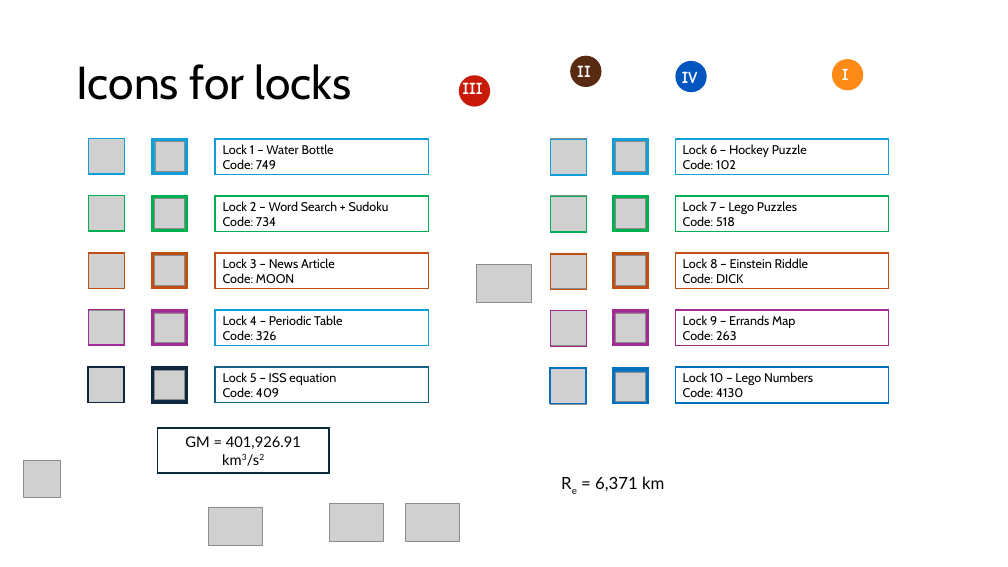
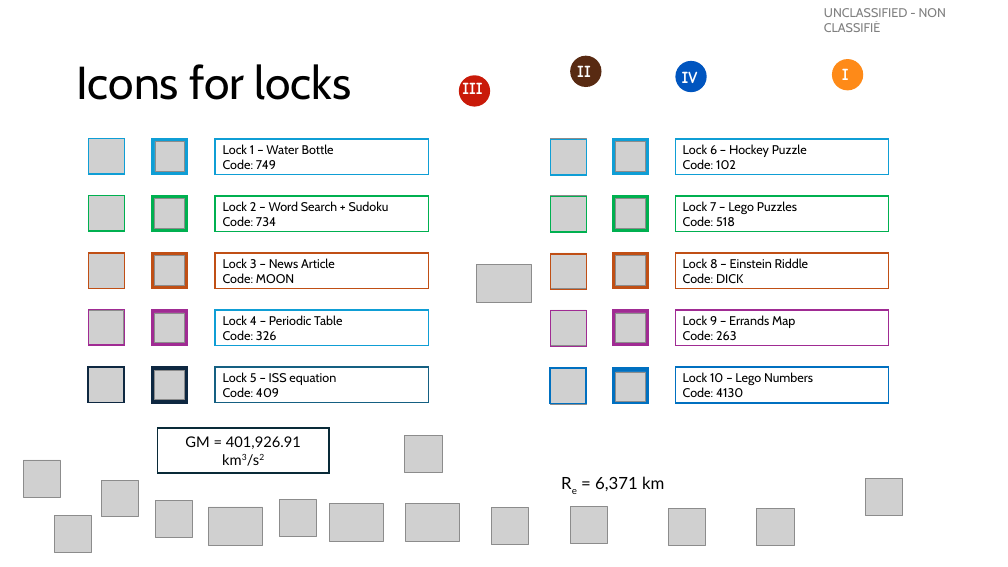
Before and after one commit to OttawaVisuals/EscapeBackpack, a slide deck: slide 3 of Hiking_Trip/Helper_Graphs.pptx (slide 4 before the commit). Drawn at 1008x567 pixels with LibreOffice and Linux fonts; fonts in the diff are those of the drawing; grey boxes stand for pictures. Boxes give left, top, right and bottom in pixels: in the first picture for what was removed or moved away, otherwise in the second. Text is boxed around its words. In the diff, an @@ line names an element or a change of style, - is before the commit and + after.

```diff
--- a/Hiking_Trip/Helper_Graphs.pptx
+++ b/Hiking_Trip/Helper_Graphs.pptx
@@ text added at box(824, 8, 946, 32), 12 pt, text #000000 at 50% opacity @@
+UNCLASSIFIED - NON CLASSIFIÉ
@@ picture added at box(405, 436, 442, 473) @@
@@ picture added at box(866, 479, 903, 516) @@
@@ picture added at box(101, 480, 138, 517) @@
@@ picture added at box(155, 501, 192, 538) @@
@@ picture added at box(279, 500, 316, 537) @@
@@ picture added at box(492, 507, 529, 544) @@
@@ picture added at box(571, 507, 608, 544) @@
@@ picture added at box(668, 508, 706, 545) @@
@@ picture added at box(757, 508, 794, 545) @@
@@ picture added at box(54, 516, 91, 553) @@
```
Also in this commit, not shown: 11 other slides changed, 2 slides added.
